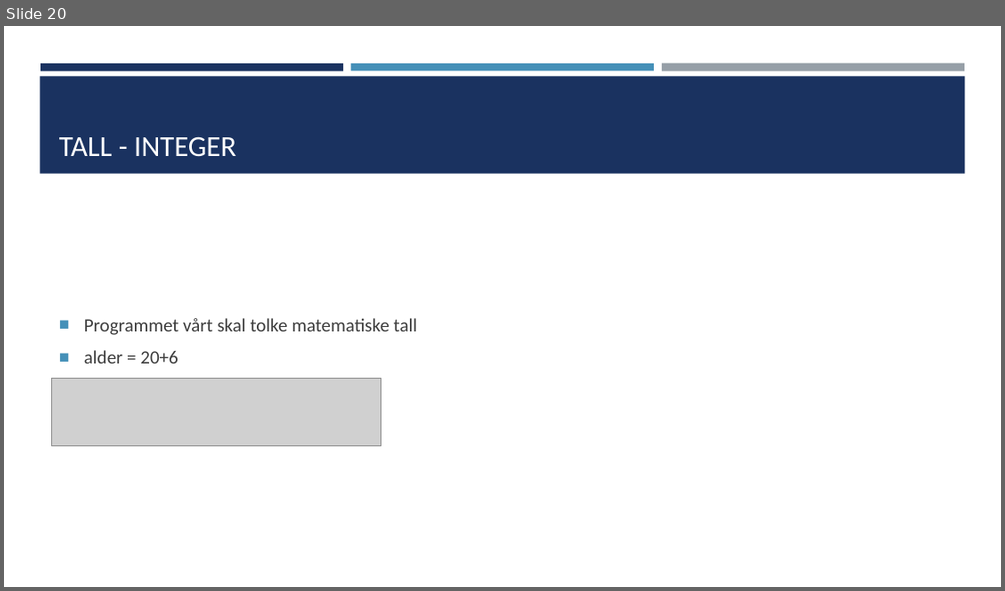
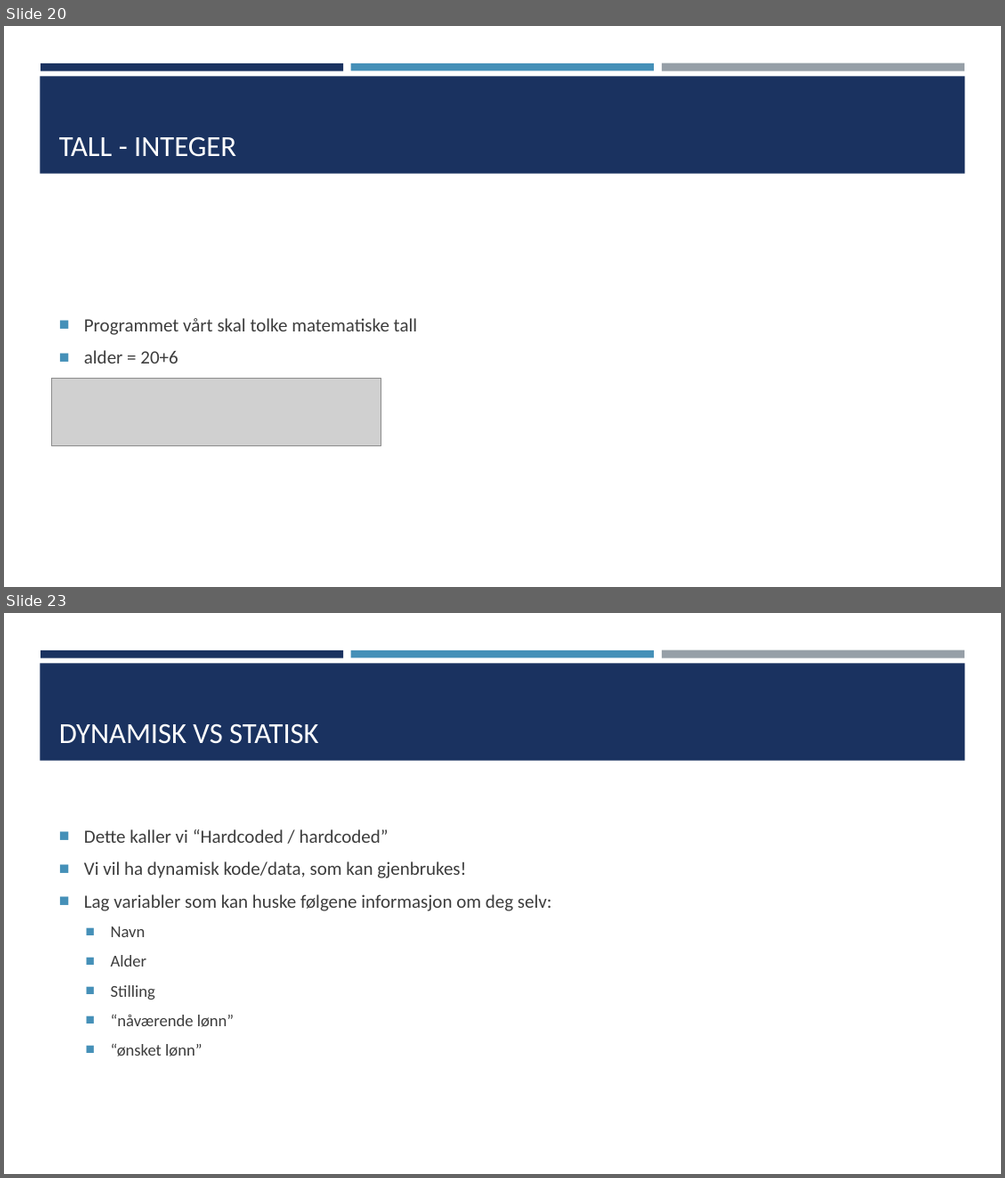
Before and after one commit to TheCodeAddiction/Learn-Python-Workshop, a slide deck: koding workshop powerpoint.pptx. Shown one above the other, each under a label of ours: slide 20 before the commit, slides 20 and 23 after it; the slides between them are not shown. The pictures are 1005x591 and 1005x1178 pixels, drawn with LibreOffice and Linux fonts; fonts in the diff are those of the drawing; grey boxes stand for pictures. Boxes give left, top, right and bottom in pixels: in the first picture for what was removed or moved away, otherwise in the second. Text is boxed around its words. In the diff, an @@ line names an element or a change of style, - is before the commit and + after.

```diff
--- a/koding workshop powerpoint.pptx
+++ b/koding workshop powerpoint.pptx
@@ slide 23 added at [4, 613, 1001, 1174], background #FFFFFF; not listed: 4 template elements that a slide beside it also shows @@
@@ title added at [59, 723, 319, 744], 28 pt, text #FFFFFF @@
+DYNAMISK VS STATISK
@@ text added at [84, 829, 552, 1056], 18 pt, text #3D3D3D @@
+■ Dette kaller vi “Hardcoded / hardcoded”
+■ Vi vil ha dynamisk kode/data, som kan gjenbrukes!
+■ Lag variabler som kan huske følgene informasjon om deg selv:
+  ■ Navn
+  ■ Alder
+  ■ Stilling
+  ■ “nåværende lønn”
+  ■ “ønsket lønn”
```
Also in this commit, not shown: 1 slide changed, 10 other slides added, 6 other files.
